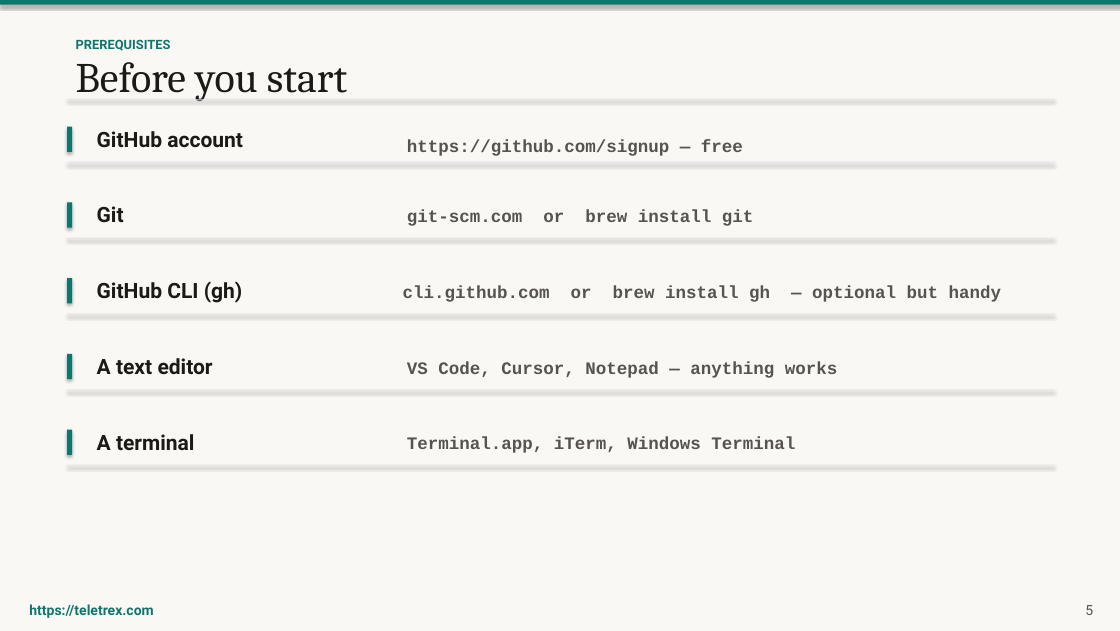
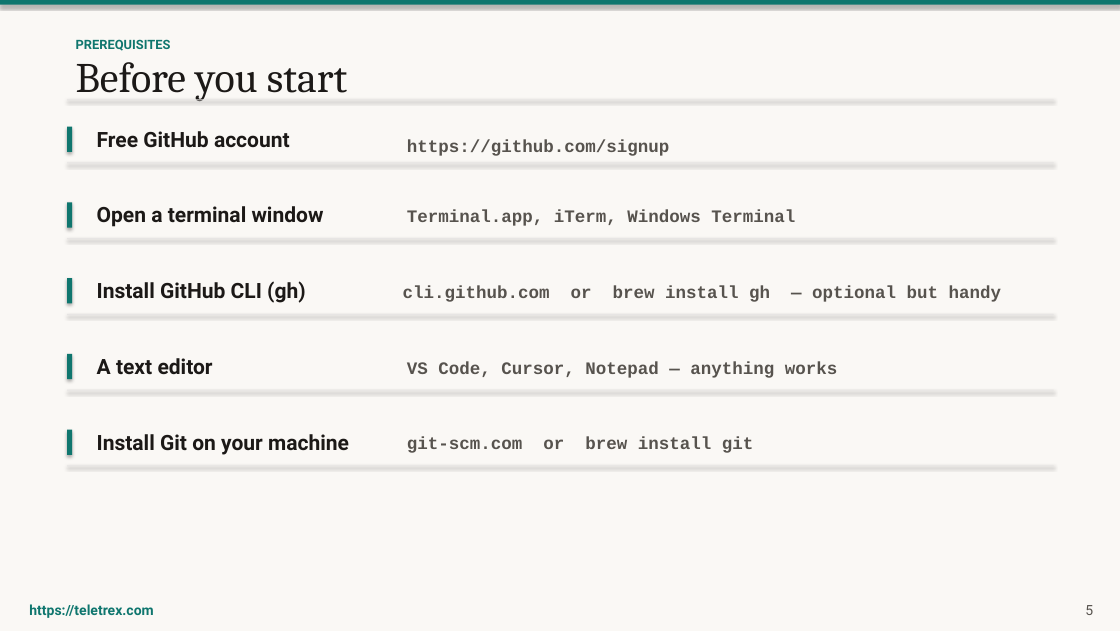
Before and after one commit to louisroehrs/github-pages-training, a slide deck: slide 5 of slides/GitHub-Pages-Training.pptx. Drawn at 1120x631 pixels with LibreOffice and Linux fonts; fonts in the diff are those of the drawing. Boxes give left, top, right and bottom in pixels: in the first picture for what was removed or moved away, otherwise in the second. Text is boxed around its words. In the diff, an @@ line names an element or a change of style, - is before the commit and + after.

```diff
--- a/slides/GitHub-Pages-Training.pptx
+++ b/slides/GitHub-Pages-Training.pptx
@@ text at <box>97,131,290,148</box>: text changed @@
-GitHub account
+Free GitHub account
@@ text at <box>407,140,669,156</box>: text changed @@
-https://github.com/signup — free
+https://github.com/signup
@@ text at <box>97,206,324,227</box>: text changed @@
-Git
+Open a terminal window
@@ text "Terminal.app, iTerm, Windows Terminal": place and size @@
-text "Terminal.app, iTerm, Windows Terminal" at <box>407,437,795,453</box>
+text "Terminal.app, iTerm, Windows Terminal" at <box>407,210,795,226</box>
@@ text at <box>97,281,306,303</box>: text changed @@
-GitHub CLI (gh)
+Install GitHub CLI (gh)
@@ text at <box>97,434,349,455</box>: text changed @@
-A terminal
+Install Git on your machine
@@ text "git-scm.com or brew install git": place and size @@
-text "git-scm.com or brew install git" at <box>407,210,754,226</box>
+text "git-scm.com or brew install git" at <box>407,437,754,453</box>
```
Also in this commit, not shown: 16 other slides changed, 13 slides added, 2 other files.
